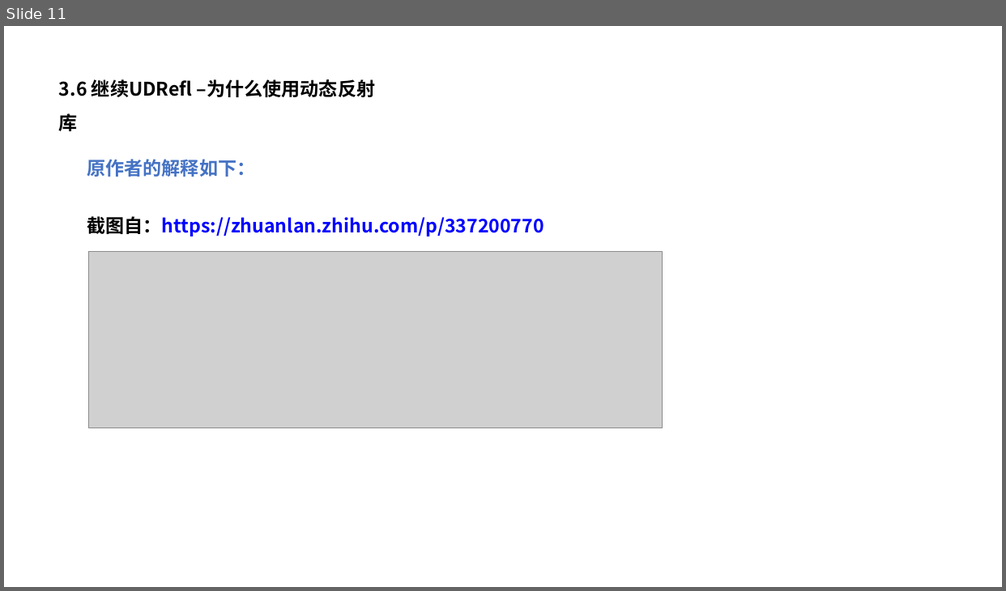
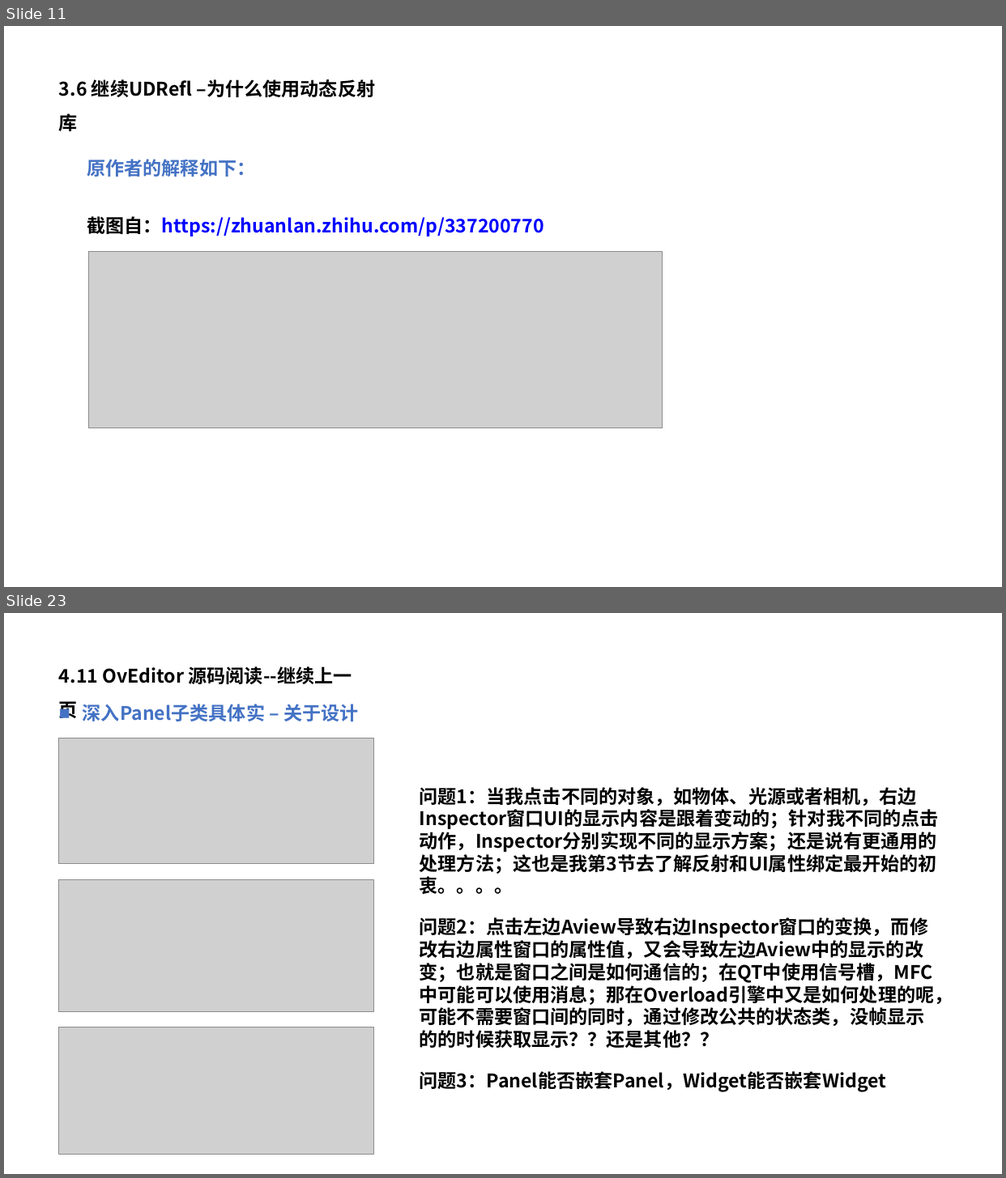
Before and after one commit to pczpcz/GAME102Learning, a slide deck: note/05 C++/静态反射库USRefl与imgui的界面绑定.pptx. Shown one above the other, each under a label of ours: slide 11 before the commit, slides 11 and 23 after it; the slides between them are not shown. The pictures are 1006x591 and 1006x1178 pixels, drawn with LibreOffice and Linux fonts; fonts in the diff are those of the drawing; grey boxes stand for pictures. Boxes give left, top, right and bottom in pixels: in the first picture for what was removed or moved away, otherwise in the second. Text is boxed around its words. In the diff, an @@ line names an element or a change of style, - is before the commit and + after.

```diff
--- a/note/05 C++/静态反射库USRefl与imgui的界面绑定.pptx
+++ b/note/05 C++/静态反射库USRefl与imgui的界面绑定.pptx
@@ slide 23 added at box(4, 613, 1002, 1174), background #FFFFFF @@
@@ text added at box(59, 666, 352, 684), 18 pt, text #000000, bold @@
+4.11 OvEditor 源码阅读--继续上一页
@@ text added at box(83, 704, 358, 722), 18 pt, text #4472C4, bold @@
+■ 深入Panel子类具体实 – 关于设计
@@ picture added at box(59, 739, 374, 865) @@
@@ text added at box(420, 787, 939, 894), 18 pt, text #000000, bold @@
+问题1：当我点击不同的对象，如物体、光源或者相机，右边Inspector窗口UI的显示内容是跟着变动的；针对我不同的点击动作，Inspector分别实现不同的显示方案；还是说有更通用的处理方法；这也是我第3节去了解反射和UI属性绑定最开始的初衷。。。。
@@ picture added at box(59, 879, 374, 1012) @@
@@ text added at box(420, 918, 953, 1048), 18 pt, text #000000, bold @@
+问题2：点击左边Aview导致右边Inspector窗口的变换，而修改右边属性窗口的属性值，又会导致左边Aview中的显示的改变；也就是窗口之间是如何通信的；在QT中使用信号槽，MFC中可能可以使用消息；那在Overload引擎中又是如何处理的呢，可能不需要窗口间的同时，通过修改公共的状态类，没帧显示的的时候获取显示？？还是其他？？
@@ picture added at box(59, 1028, 374, 1154) @@
@@ text added at box(420, 1071, 887, 1093), 18 pt, text #000000, bold @@
+问题3：Panel能否嵌套Panel，Widget能否嵌套Widget
```
Also in this commit, not shown: 1 slide changed, 21 other slides added.
